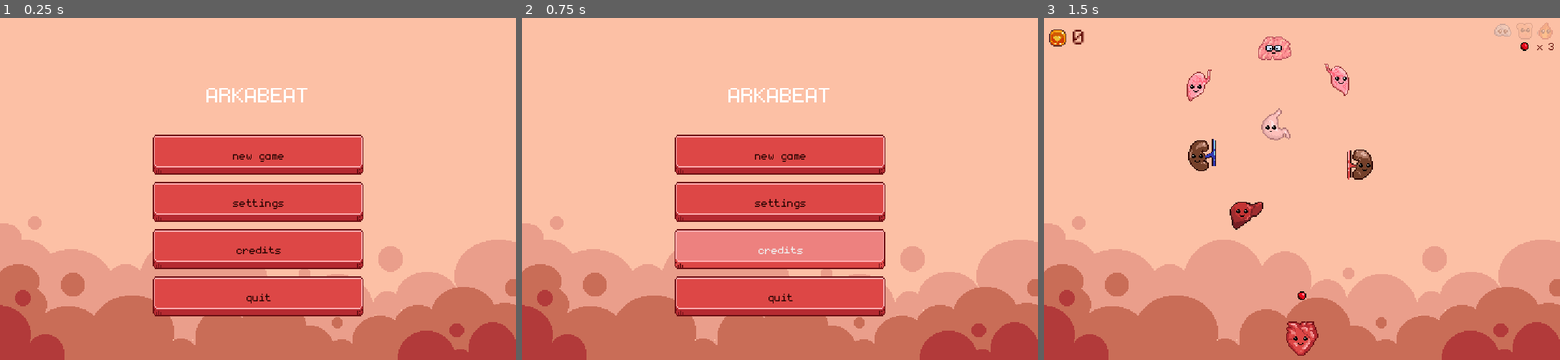
Above: before the commit, frames 1-3 (left to right).
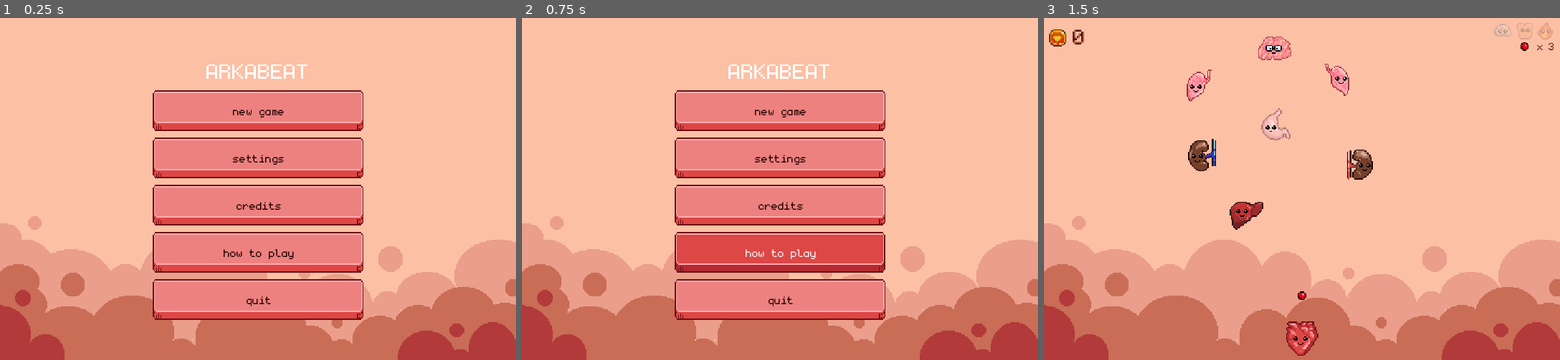
Above: after the commit, the same moments.

Repository: dmitriy-shmilo/arkabeat
Game: Godot game, scene res://screens/title/title.tscn
Same seed, same stepped clock (60 frames per second), same inputs: the game is played once before the commit and once after it. Sound files missing from this copy of the repository are replaced by a short silence.
Inputs (mouse positions are in pixels of both pictures, inside the frame that each line leads up to):
- Up to frame 1 (0.25 s): no input
- Up to frame 2 (0.75 s): click (780, 253) at 0.5 s, where only the run after the commit has a clickable "how to play"
- Up to frame 3 (1.5 s): click "new game" at 1.25 s

The runs differ from the first frame. In frame 1, 25% of the frame differs, in the area x 29-71%, y 13-89%; in frame 2, 25%; in frame 3, nothing differs.
Error in both runs: Trying to assign value of type 'AnimatedSprite' to a variable of type 'Sprite'. (res://bat/bat.gd:6)

Commit message:
Slider styles

Diff:
--- a/default_theme.tres
+++ b/default_theme.tres
@@ -26,17 +26,37 @@
 margin_left = 12.8405
 margin_right = 11.8334
 
-[sub_resource type="StyleBoxEmpty" id=10]
+[sub_resource type="StyleBoxEmpty" id=5]
 
-[sub_resource type="StyleBoxEmpty" id=11]
+[sub_resource type="StyleBoxEmpty" id=6]
 
 [sub_resource type="StyleBoxEmpty" id=7]
 
 [sub_resource type="StyleBoxEmpty" id=8]
 
-[sub_resource type="StyleBoxEmpty" id=6]
+[sub_resource type="StyleBoxEmpty" id=9]
 
-[sub_resource type="StyleBoxEmpty" id=9]
+[sub_resource type="StyleBoxEmpty" id=10]
+
+[sub_resource type="AtlasTexture" id=11]
+atlas = ExtResource( 2 )
+region = Rect2( 98.001, 6, 9, 9 )
+
+[sub_resource type="AtlasTexture" id=12]
+atlas = ExtResource( 2 )
+region = Rect2( 114, 6, 9, 9 )
+
+[sub_resource type="StyleBoxTexture" id=14]
+texture = ExtResource( 2 )
+region_rect = Rect2( 98, 0, 30, 6 )
+margin_left = 12.169
+margin_right = 8.90719
+
+[sub_resource type="StyleBoxTexture" id=13]
+texture = ExtResource( 2 )
+region_rect = Rect2( 98, 0, 30, 6 )
+margin_left = 11.7699
+margin_right = 12.1455
 
 [resource]
 default_font = ExtResource( 1 )
@@ -63,9 +83,15 @@
 CheckBox/icons/radio_checked = null
 CheckBox/icons/radio_unchecked = null
 CheckBox/icons/unchecked = null
-CheckBox/styles/disabled = SubResource( 10 )
-CheckBox/styles/focus = SubResource( 11 )
+CheckBox/styles/disabled = SubResource( 5 )
+CheckBox/styles/focus = SubResource( 6 )
 CheckBox/styles/hover = SubResource( 7 )
 CheckBox/styles/hover_pressed = SubResource( 8 )
-CheckBox/styles/normal = SubResource( 6 )
-CheckBox/styles/pressed = SubResource( 9 )
+CheckBox/styles/normal = SubResource( 9 )
+CheckBox/styles/pressed = SubResource( 10 )
+HSlider/icons/grabber = SubResource( 11 )
+HSlider/icons/grabber_disabled = null
+HSlider/icons/grabber_highlight = SubResource( 12 )
+HSlider/icons/tick = null
+HSlider/styles/grabber_area = SubResource( 14 )
+HSlider/styles/slider = SubResource( 13 )
--- a/screens/title/title.tscn
+++ b/screens/title/title.tscn
@@ -26,9 +26,9 @@
 anchor_right = 0.5
 anchor_bottom = 0.5
 margin_left = -100.0
-margin_top = -123.0
+margin_top = -125.5
 margin_right = 100.0
-margin_bottom = 123.0
+margin_bottom = 125.5
 rect_min_size = Vector2( 200, 100 )
 custom_constants/separation = 0
 __meta__ = {
@@ -36,9 +36,8 @@
 }
 
 [node name="TitleLabel" type="Label" parent="VBoxContainer"]
-margin_top = 20.0
 margin_right = 200.0
-margin_bottom = 46.0
+margin_bottom = 26.0
 size_flags_horizontal = 3
 size_flags_vertical = 6
 custom_fonts/font = ExtResource( 4 )
@@ -46,27 +45,33 @@
 align = 1
 
 [node name="NewGameButton" type="Button" parent="VBoxContainer"]
-margin_top = 66.0
+margin_top = 26.0
 margin_right = 200.0
-margin_bottom = 111.0
+margin_bottom = 71.0
 text = "new game"
 
 [node name="SettingsButton" type="Button" parent="VBoxContainer"]
-margin_top = 111.0
+margin_top = 71.0
 margin_right = 200.0
-margin_bottom = 156.0
+margin_bottom = 116.0
 text = "settings"
 
 [node name="CreditsButton" type="Button" parent="VBoxContainer"]
-margin_top = 156.0
+margin_top = 116.0
 margin_right = 200.0
-margin_bottom = 201.0
+margin_bottom = 161.0
 text = "credits"
 
+[node name="HowToPlay" type="Button" parent="VBoxContainer"]
+margin_top = 161.0
+margin_right = 200.0
+margin_bottom = 206.0
+text = "how to play"
+
 [node name="QuitButton" type="Button" parent="VBoxContainer"]
-margin_top = 201.0
+margin_top = 206.0
 margin_right = 200.0
-margin_bottom = 246.0
+margin_bottom = 251.0
 text = "quit"
 
 [node name="Settings" parent="." instance=ExtResource( 3 )]
Binary file changed: art/ui.aseprite
Not shown: 2 places in default_theme.tres that only renumber resources
Binary file changed: ui.png
